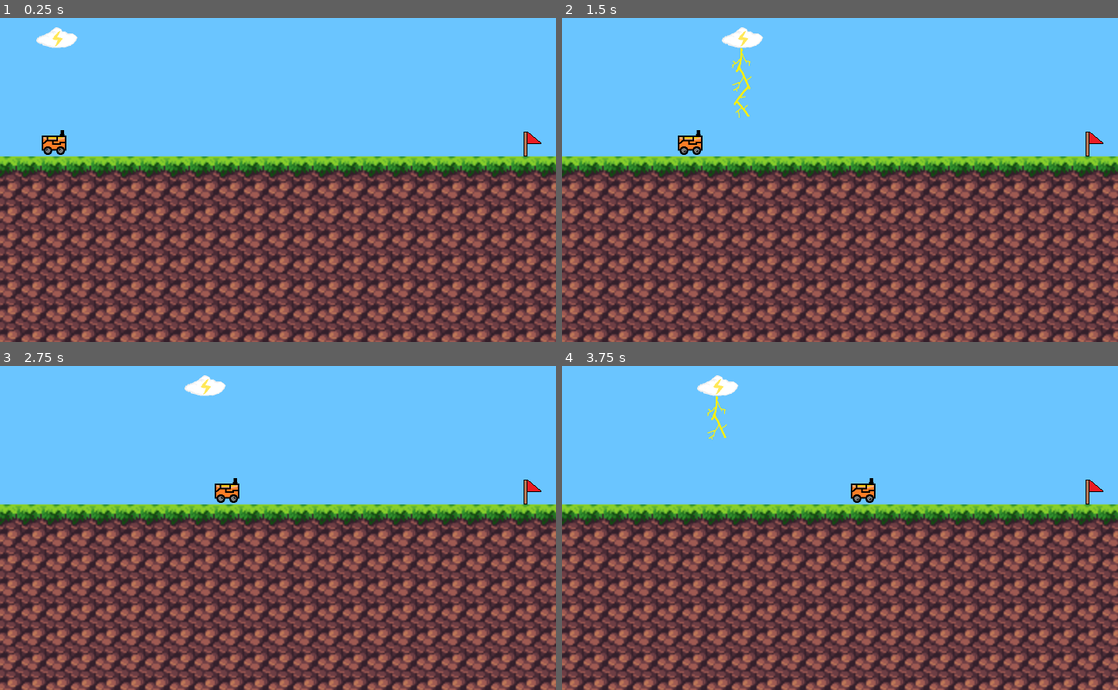
Above: before the commit, frames 1-4 (two rows, left to right).
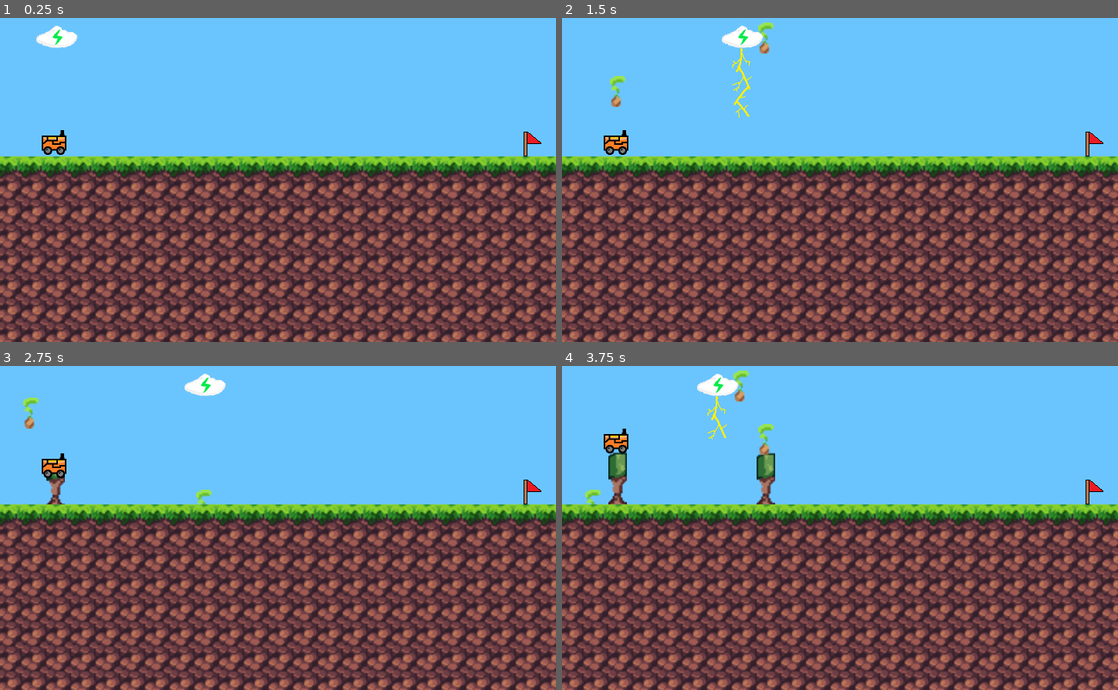
Above: after the commit, the same moments.

Repository: shiroxkuro77/Gamecraft2022
Game: Godot game, scene res://scene/Main.tscn
Same seed, same stepped clock (60 frames per second), same inputs: the game is played once before the commit and once after it.
Inputs:
- Up to frame 1 (0.25 s): no input
- Up to frame 2 (1.5 s): tap Enter at 0.5 s; hold Right (move_right) 0.53-1.28 s; tap Space (execute) at 0.6, 1.35 s; hold Left (move_left) from 1.28 s (still down)
- Up to frame 3 (2.75 s): release Left (move_left) at 2.03 s; hold Right (move_right) from 2.03 s (still down); tap Space (execute) at 2.1 s
- Up to frame 4 (3.75 s): release Right (move_right) at 2.78 s; hold Up (ui_up) 2.78-3.53 s; tap Space (execute) at 2.85, 3.6 s; hold Left (move_left) from 3.53 s (still down)

The runs differ from the first frame. In frame 1, 0.1% of the frame differs, in the area x 6-15%, y 2-9%; in frame 2, 0.9%; in frame 3, 1.0%; in frame 4, 1.9%, in the area x 4-57%, y 1-43%.
Error after the commit: Parse Error: Expected end of statement after expression, got Identifier instead. (res://script/PersistentCloud.gd:15)

Commit message:
Add tornado artwork

Diff:
--- a/scene/Cloud.tscn
+++ b/scene/Cloud.tscn
@@ -3,7 +3,6 @@
 [ext_resource path="res://scene/LightningCloud.tscn" type="PackedScene" id=1]
 [ext_resource path="res://script/PersistentCloud.gd" type="Script" id=2]
 [ext_resource path="res://scene/TreeCloud.tscn" type="PackedScene" id=3]
-
 
 [node name="Cloud" type="Node2D"]
 script = ExtResource( 2 )
--- /dev/null
+++ b/scene/TornadoCloud.tscn
@@ -0,0 +1,18 @@
+[gd_scene load_steps=4 format=2]
+
+[ext_resource path="res://script/LightningCloud.gd" type="Script" id=1]
+[ext_resource path="res://assets/tornado/tornado.jpg" type="Texture" id=2]
+[ext_resource path="res://assets/Objects/cloud lighting.png" type="Texture" id=4]
+
+[node name="TornadoCloud" type="Node2D"]
+script = ExtResource( 1 )
+
+[node name="SpriteCloudLightning" type="Sprite" parent="."]
+position = Vector2( 0, 1 )
+scale = Vector2( 0.25, 0.25 )
+texture = ExtResource( 4 )
+
+[node name="Sprite" type="Sprite" parent="."]
+position = Vector2( 0, 53 )
+scale = Vector2( 0.0304878, 0.0287234 )
+texture = ExtResource( 2 )
--- a/scene/level2.tscn
+++ b/scene/level2.tscn
@@ -162,7 +162,7 @@
 tile_data = PoolIntArray( -65543, 0, 0, -65542, 0, 0, -65541, 0, 0, -65540, 0, 0, -65539, 0, 0, -65538, 0, 0, -65537, 0 …(44889 unchanged characters)…
 
 [node name="Cloud" parent="." instance=ExtResource( 3 )]
-position = Vector2( 150, 387 )
+position = Vector2( 150, 386 )
 
 [node name="GoalFlag" parent="." instance=ExtResource( 2 )]
 position = Vector2( 447, 440 )
--- a/script/PersistentCloud.gd
+++ b/script/PersistentCloud.gd
@@ -12,7 +12,30 @@
 		if not child == LightningNode:
 			remove_child(child)
 
-func _switchNode():
+func _switchNode():--- Debugging process started ---
+Godot Engine v3.5.1.stable.official.6fed1ffa3 - https://godotengine.org
+OpenGL ES 3.0 Renderer: NVIDIA GeForce GTX 1070 Ti/PCIe/SSE2
+Async. shader compilation: OFF
+
+--- Debugging process stopped ---
+Switch Scene Tab
+Switch Scene Tab
+Switch Scene Tab
+Switch Scene Tab
+ res://LightningCloud.gd:4 - Parse Error: Unique global class "LightningCloud" already exists at path: res://script/LightningCloud.gd
+Switch Scene Tab
+Switch Scene Tab
+Switch Scene Tab
+Switch Scene Tab
+Switch Scene Tab
+Switch Scene Tab
+Switch Scene Tab
+ scene/main/node.cpp:1753 - Condition "!common_parent" is true. Returned: NodePath()
+ scene/main/node.cpp:1753 - Condition "!common_parent" is true. Returned: NodePath()
+Paste Node(s)
+Reparent Node
+Cut Node(s)
+
 	if currNode == LightningNode:
 		add_child(TreeNode)
 		remove_child(currNode)
Binary file added: assets/tornado/tornado.jpg
Not shown, added: assets/tornado/tornado.jpg.import
